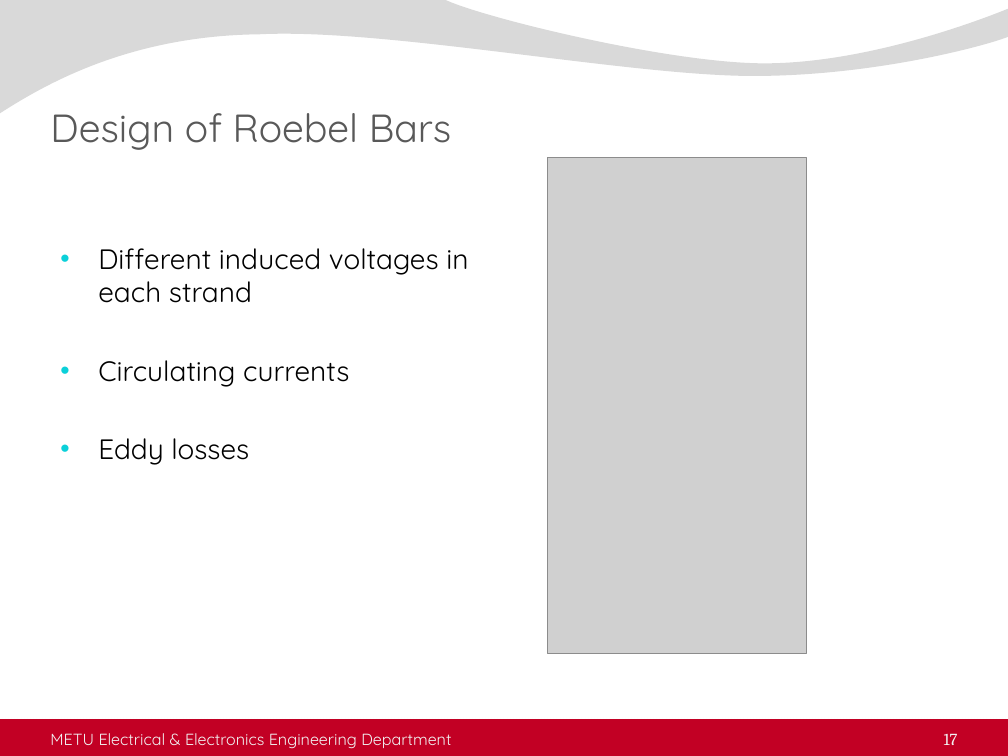
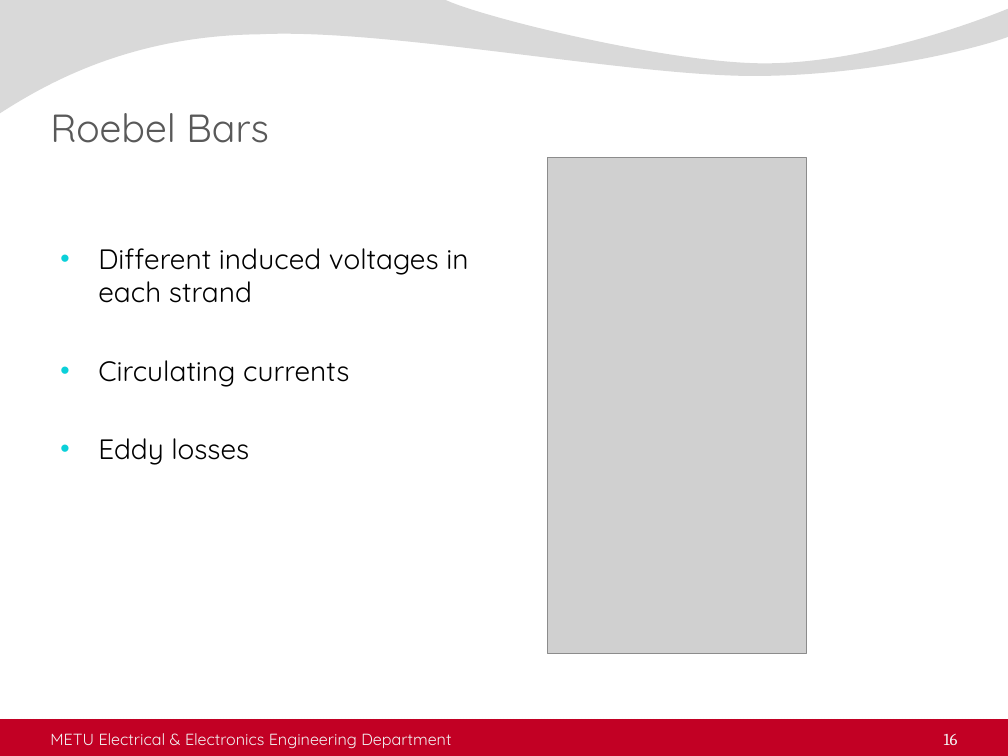
Before and after one commit to sametyakut/Studies, a slide deck: slide 16 of Presentations/5-Seminar_Presentation_2023_11_23.pptx (slide 17 before the commit). Drawn at 1008x756 pixels with LibreOffice and Linux fonts; fonts in the diff are those of the drawing; grey boxes stand for pictures; background and template pictures are left out. Boxes give left, top, right and bottom in pixels: in the first picture for what was removed or moved away, otherwise in the second. Text is boxed around its words. In the diff, an @@ line names an element or a change of style, - is before the commit and + after.

```diff
--- a/Presentations/5-Seminar_Presentation_2023_11_23.pptx
+++ b/Presentations/5-Seminar_Presentation_2023_11_23.pptx
@@ title at [50, 113, 269, 143]: text changed @@
-Design of Roebel Bars
+Roebel Bars
@@ page number at [944, 734, 958, 745]: text changed @@
-17
+16
```
Also in this commit, not shown: 7 other slides changed, 1 slide added, 2 other files.
